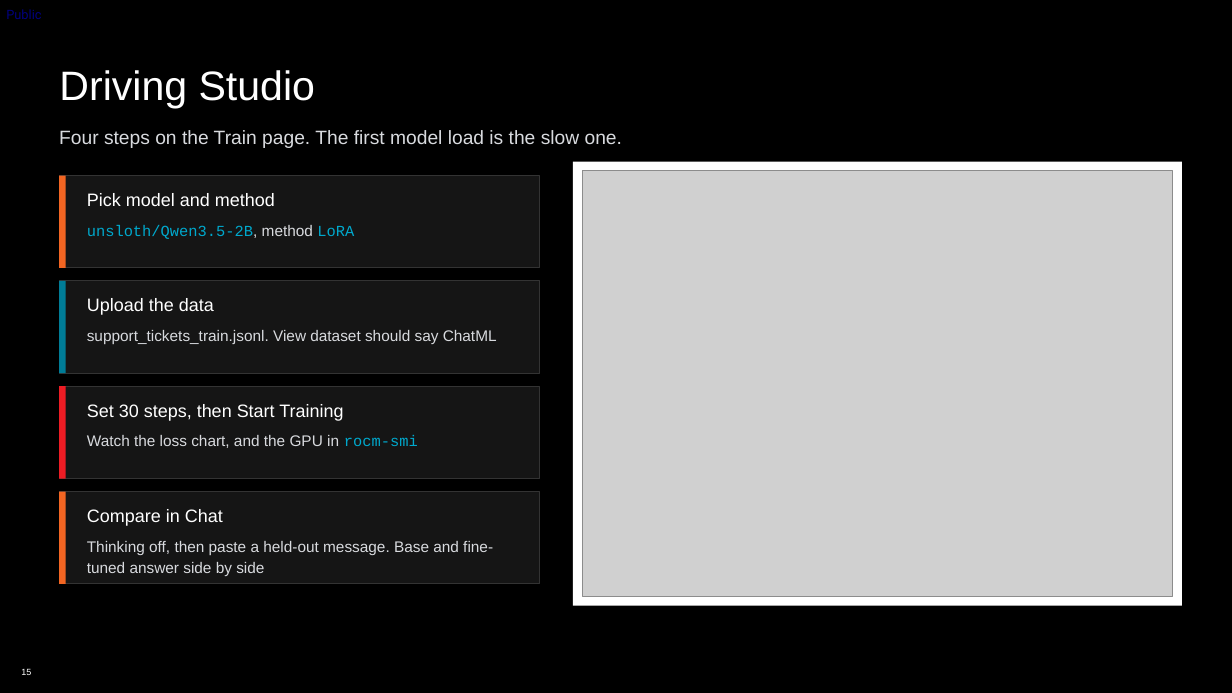
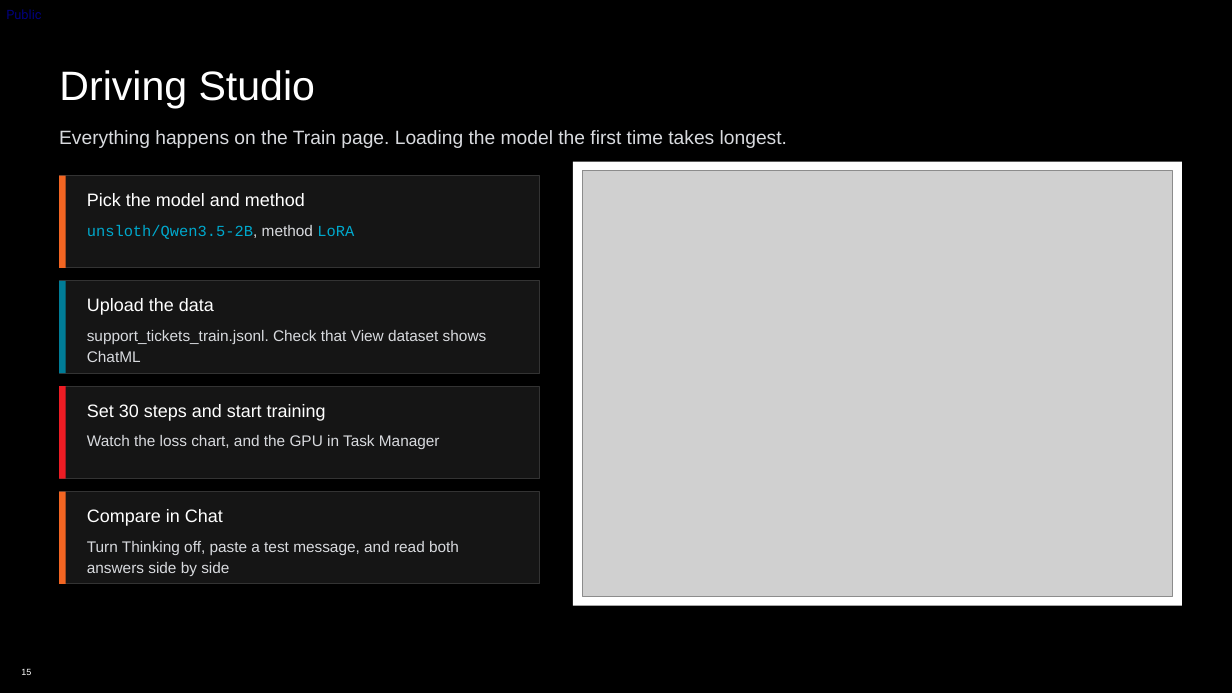
Before and after one commit to TwelveNights/Unsloth-RL-Workshop-on-Radeon, a slide deck: slide 15 of docs/AMD-Unsloth-Studio-Fine-tuning.pptx. Drawn at 1232x693 pixels with LibreOffice and Linux fonts; fonts in the diff are those of the drawing; grey boxes stand for pictures; background and template pictures are left out. Boxes give left, top, right and bottom in pixels: in the first picture for what was removed or moved away, otherwise in the second. Text is boxed around its words. In the diff, an @@ line names an element or a change of style, - is before the commit and + after.

```diff
--- a/docs/AMD-Unsloth-Studio-Fine-tuning.pptx
+++ b/docs/AMD-Unsloth-Studio-Fine-tuning.pptx
@@ text at <box>59,130,787,148</box>: text changed @@
-Four steps on the Train page. The first model load is the slow one.
+Everything happens on the Train page. Loading the model the first time takes longest.
@@ text at <box>87,193,305,206</box>: text changed @@
-Pick model and method
+Pick the model and method
@@ text at <box>87,330,487,362</box>: text changed @@
-support_tickets_train.jsonl. View dataset should say ChatML
+support_tickets_train.jsonl. Check that View dataset shows ChatML
@@ text at <box>87,404,326,421</box>: text changed @@
-Set 30 steps, then Start Training
+Set 30 steps and start training
@@ text at <box>87,435,440,449</box>: text changed @@
-Watch the loss chart, and the GPU in rocm-smi
+Watch the loss chart, and the GPU in Task Manager
@@ text at <box>87,541,459,576</box>: text changed @@
-Thinking off, then paste a held-out message. Base and fine-tuned answer side by side
+Turn Thinking off, paste a test message, and read both answers side by side
```
Also in this commit, not shown: 9 other slides changed, 10 other files.
